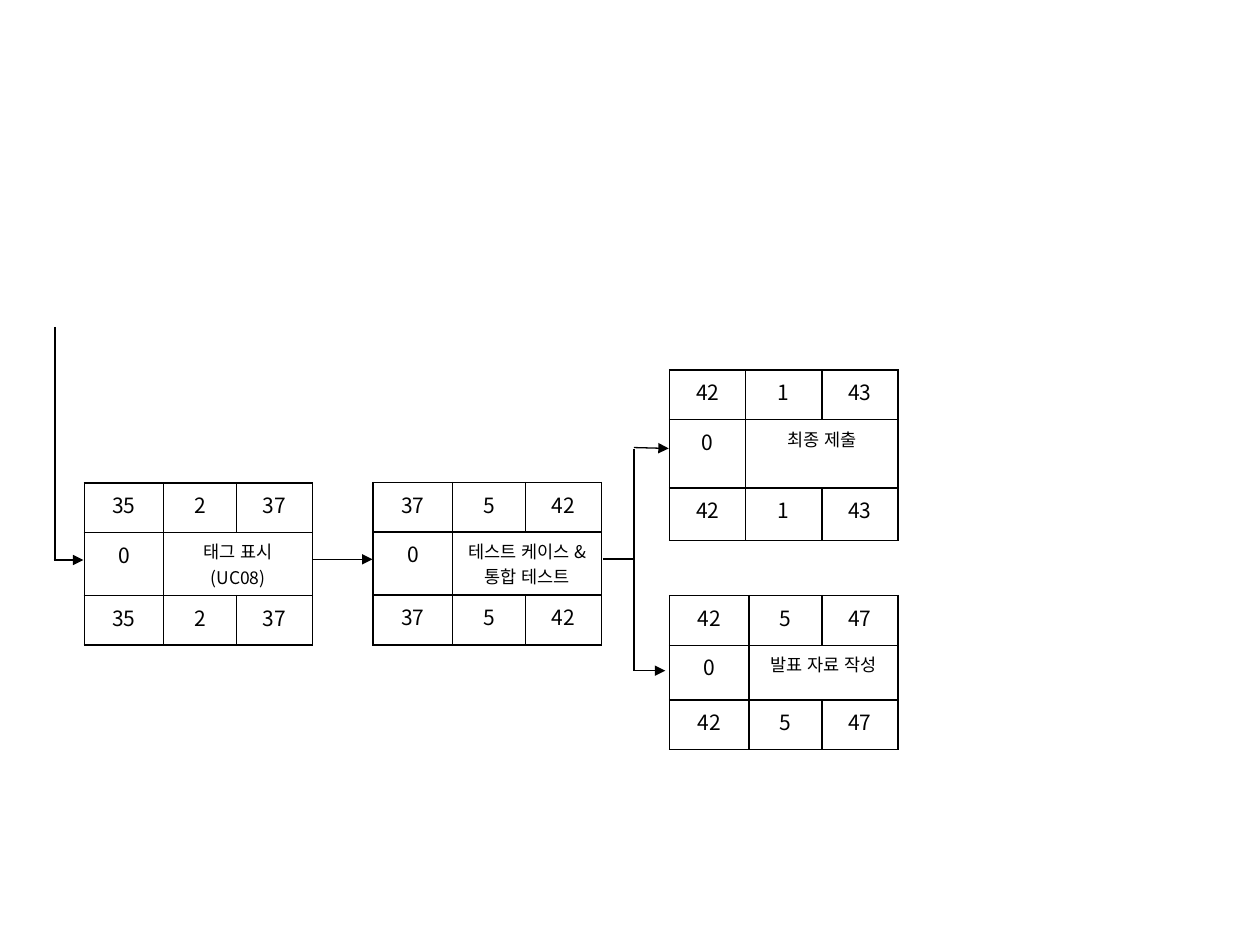
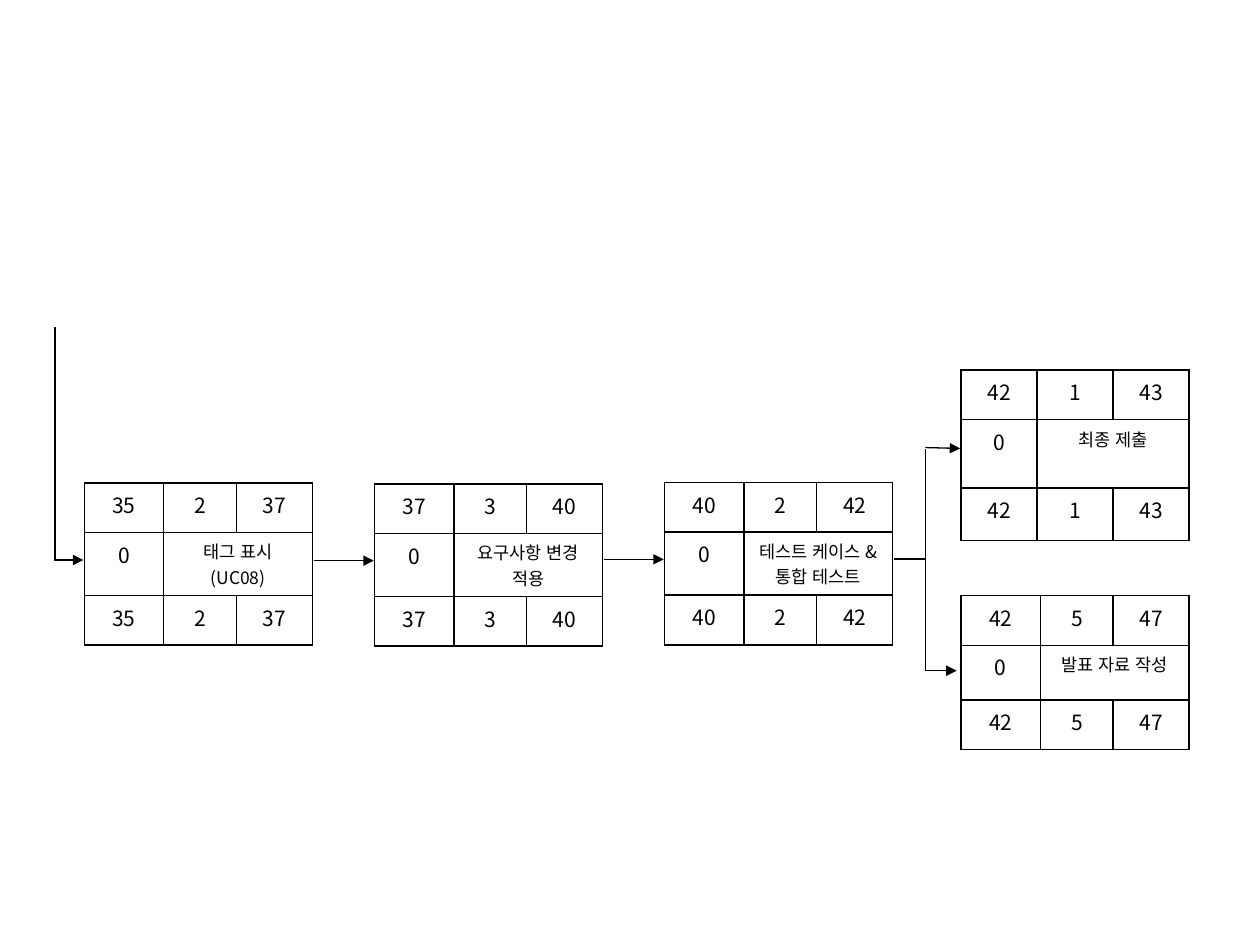
Before and after one commit to SE-admin/9, a slide deck: slide 4 of doc/2_ 프로젝트 계획서/계획서 자료/Gantt Chart, PERT Chart.pptx. Drawn at 1260x945 pixels with LibreOffice and Linux fonts; fonts in the diff are those of the drawing. Boxes give left, top, right and bottom in pixels: in the first picture for what was removed or moved away, otherwise in the second. Text is boxed around its words. In the diff, an @@ line names an element or a change of style, - is before the commit and + after.

Commit message:
# 서류 # 프로젝트 계획서_9_pigeon.doc # 7p # 요구사항 변경으로 인한 프로젝트 계획서 변경 및 계획서 자료 수정

```diff
--- a/doc/2_ 프로젝트 계획서/계획서 자료/Gantt Chart, PERT Chart.pptx
+++ b/doc/2_ 프로젝트 계획서/계획서 자료/Gantt Chart, PERT Chart.pptx
@@ 3 tables, 2 arrows, 1 line: place and size @@
-3 tables, 2 arrows, 1 line at bbox=[373, 370, 897, 750]
+3 tables, 2 arrows, 1 line at bbox=[664, 370, 1189, 750]
@@ table added at bbox=[374, 484, 602, 638], 3 rows, 3 columns @@
+37 | 3 | 40
+0 | 요구사항 변경 적용 | 
+37 | 3 | 40
@@ table at bbox=[664, 483, 892, 636] @@
-row 1, column 1: 37
+row 1, column 1: 40
-row 1, column 2: 5
+row 1, column 2: 2
-row 3, column 1: 37
+row 3, column 1: 40
-row 3, column 2: 5
+row 3, column 2: 2
@@ arrow added from (314, 561) to (374, 561), #000000 0.75 pt @@
@@ arrow moved from (312, 559) - (373, 559) to (605, 559) - (664, 559) @@
@@ line moved from (602, 559) - (634, 559) to (895, 559) - (925, 559) @@
```
Also in this commit, not shown: 2 other slides changed, 1 other file.
